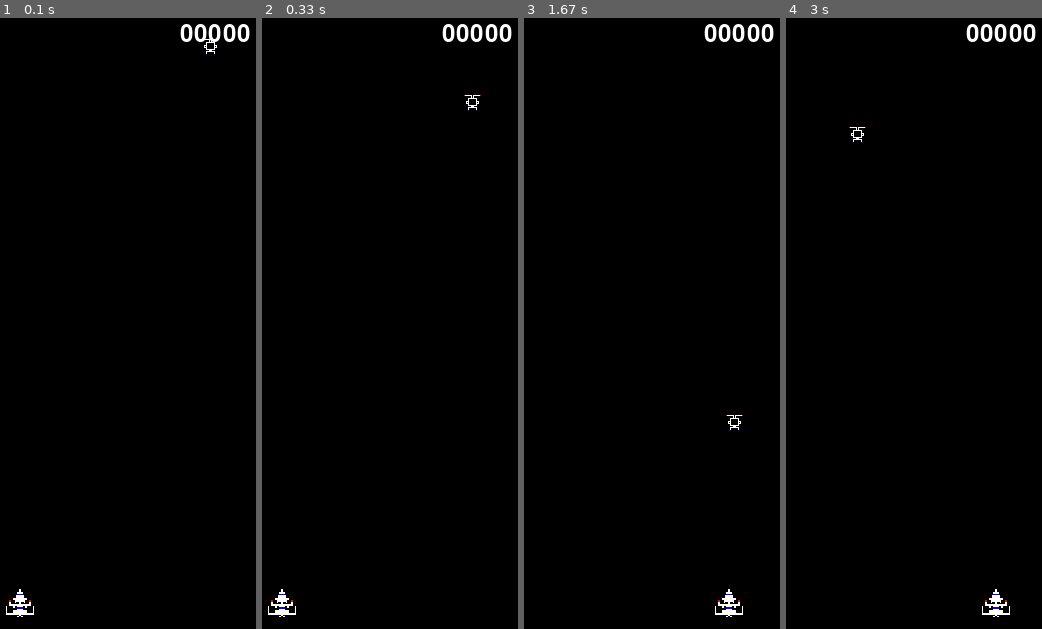
Above: before the commit, frames 1-4 (left to right).
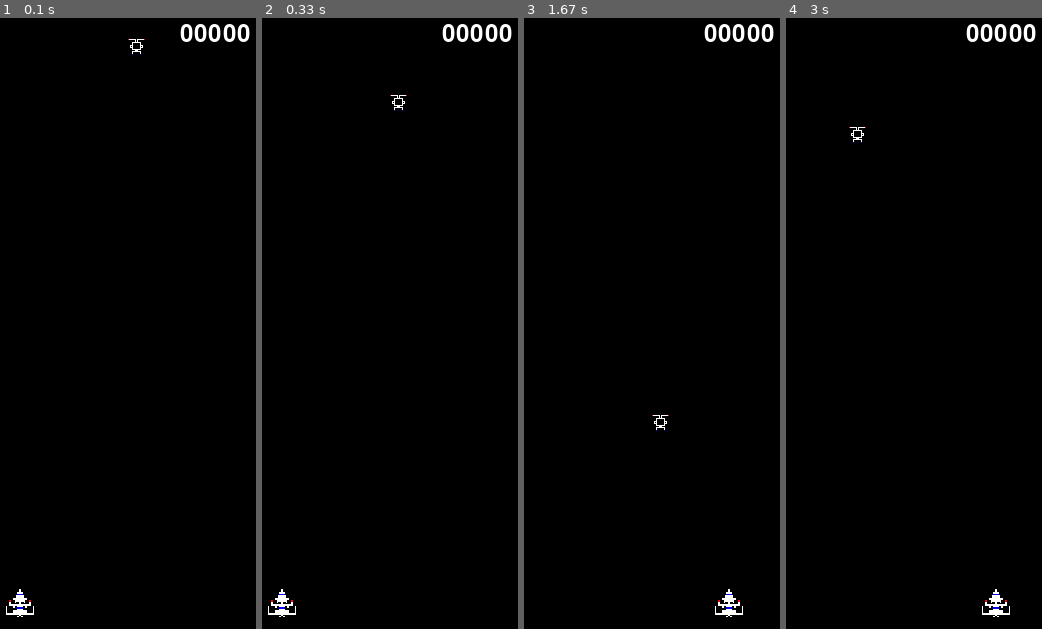
Above: after the commit, the same moments.

Repository: GobbieStyle/ice.programming.pygame
Game: pygame game, started from pygameMission21-3.py
Two runs of this game, one before a commit and one after it. Both use one fixed random seed, a clock stepped at 60 frames per second and the inputs below.
Inputs:
- Up to frame 1 (0.1 s): no input
- Up to frame 2 (0.33 s): no input
- Up to frame 3 (1.67 s): hold Right 0.33-0.8 s; hold Right 0.83-1.3 s; hold Left from 1.33 s (still down)
- Up to frame 4 (3 s): release Left at 1.87 s; hold Left 1.9-2.3 s; hold Right 2.33-2.97 s

The runs differ from the first frame. In frame 1, less than 0.1% of the frame differs, in the area x 50-85%, y 3-7%; in frame 2, 0.1%, in the area x 50-86%, y 12-16%; in frame 3, 0.1%; in frame 4, nothing differs.

Commit message:
Upload Source Code: pygameMission21-3

Diff:
--- a/pygameMission21-3.py
+++ b/pygameMission21-3.py
@@ -17,29 +17,31 @@
 CLOCK = pygame.time.Clock()
 FPS = 60
 
-class Ship:
+class Object:
+    def __init__(self, x, y):
+        self.x = x
+        self.y = y
+
+    def draw(self):
+        SCREEN.blit(self.image, Rect(self.x, self.y, self.width, self.height))
+
+
+class Ship(Object):
     def __init__(self):
         self.image = pygame.image.load("ship.png")
         self.width = 30
         self.height = 30
-        self.x = (SCREEN_WIDTH * 0.5) - (self.width * 0.5)
-        self.y = SCREEN_HEIGHT * 0.9
         self.hp = 3
+        super().__init__((SCREEN_WIDTH * 0.5) - (self.width * 0.5), SCREEN_HEIGHT * 0.9)
 
-    def draw(self):
-        SCREEN.blit(self.image, Rect(self.x, self.y, self.width, self.height))
 
-class Enemy:
+class Enemy(Object):
     def __init__(self):
         self.image = pygame.image.load("enemy.png")
         self.width = 30
         self.height = 30
-        self.x = random.randrange(0, SCREEN_WIDTH - self.width)
-        self.y = 0
         self.speed = 4
-
-    def draw(self):
-        SCREEN.blit(self.image, Rect(self.x, self.y, self.width, self.height))
+        super().__init__(random.randrange(0, SCREEN_WIDTH - self.width), 0)
 
     def move(self):
         self.y += self.speed
